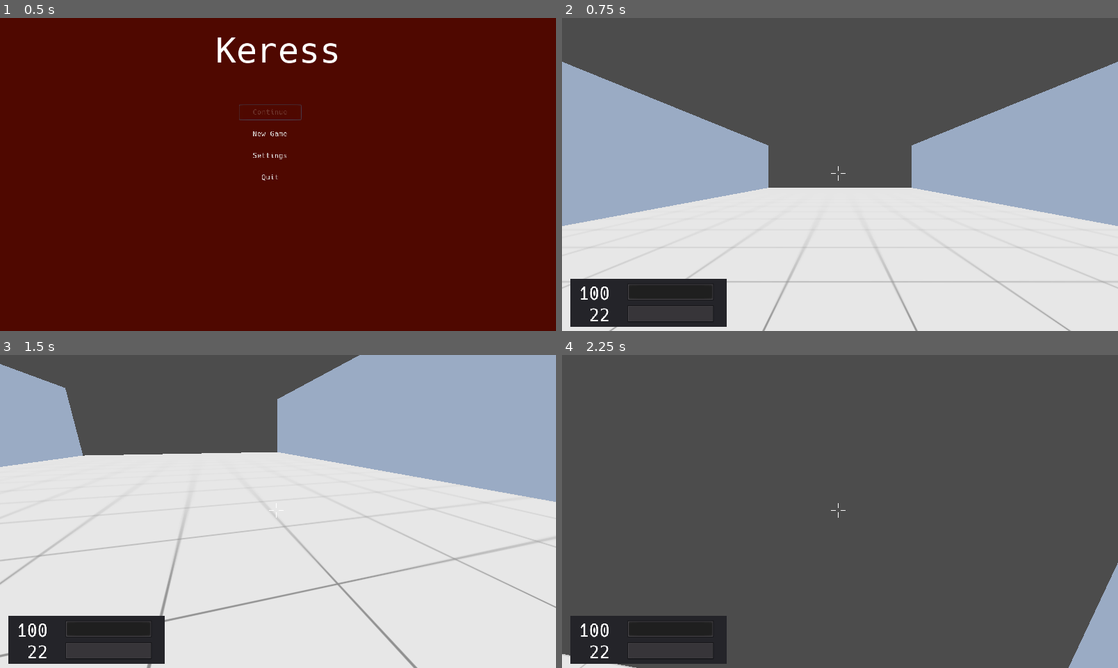
Above: before the commit, frames 1-4 (two rows, left to right).
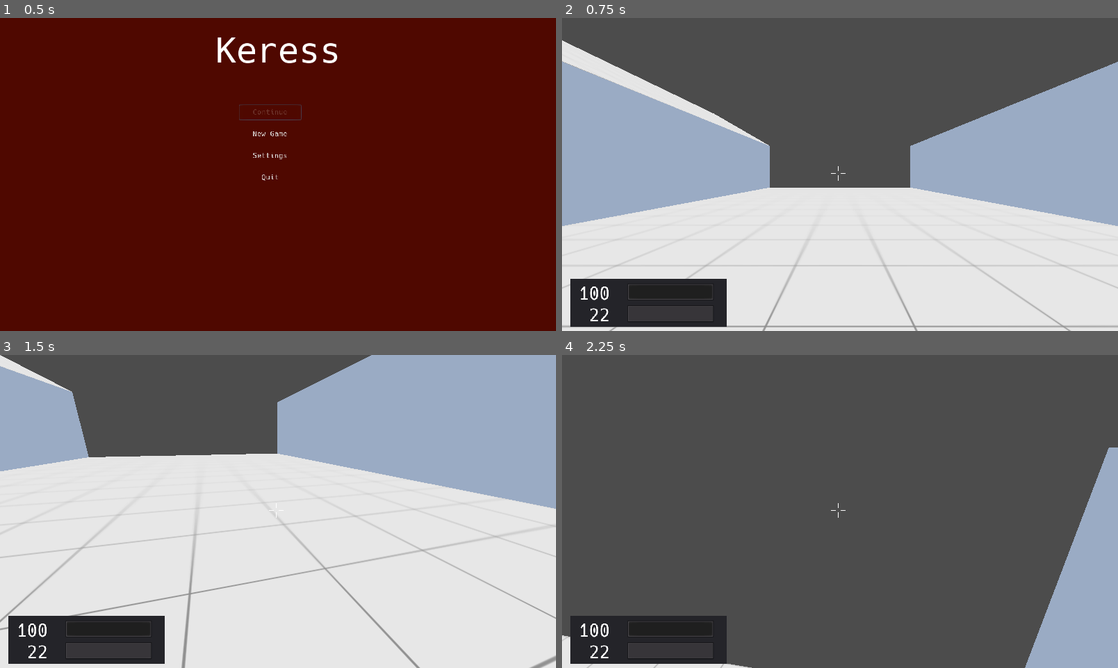
Above: after the commit, the same moments.

Repository: duckinator/keress
Game: Godot game, scene res://menus/MainMenu.tscn
The game is run twice, just before and just after one commit, with the same random seed, the same clock (stepped at 60 frames per second) and the same inputs.
Inputs (mouse positions are in pixels of both pictures, inside the frame that each line leads up to):
- Up to frame 1 (0.5 s): no input
- Up to frame 2 (0.75 s): click "New Game" at 0.5 s
- Up to frame 3 (1.5 s): tap Enter at 1.25 s; move the mouse to (305, 511) at 1.27 s; press the mouse at (305, 511) at 1.28 s; hold W (movement_forward) from 1.28 s (still down)
- Up to frame 4 (2.25 s): keep holding W (movement_forward); tap Space (movement_jump) at 1.52 s; move the mouse to (812, 511) at 2.02 s; release the mouse at (812, 511) at 2.03 s; tap 1 at 2.1 s

Frame 1 is identical in both runs. In frame 2, 2.7% of the frame differs, in the area x 0-100%, y 7-99%; in frame 3, 4.4%; in frame 4, 5.4%, in the area x 0-100%, y 29-100%.

Commit message:
more work on first level; make player camera less broken

Diff:
--- a/src/levels/Level_001.tscn
+++ b/src/levels/Level_001.tscn
@@ -1,9 +1,10 @@
-[gd_scene load_steps=13 format=2]
+[gd_scene load_steps=22 format=2]
 
 [ext_resource path="res://levels/Level_001.gd" type="Script" id=1]
 [ext_resource path="res://player/Player.tscn" type="PackedScene" id=2]
 [ext_resource path="res://textures/generic-panel-01.png" type="Texture" id=3]
 [ext_resource path="res://textures/generic-panel-02.png" type="Texture" id=4]
+[ext_resource path="res://textures/generic-panel-03.png" type="Texture" id=5]
 
 [sub_resource type="ProceduralSky" id=1]
 
@@ -37,6 +38,37 @@
 
 [sub_resource type="ConvexPolygonShape" id=8]
 points = PoolVector3Array( -1.5, 6.5, 50, 1.5, 6.5, -50, 1.5, 6.5, 50, -1.5, 6.5, -50, -1.5, -6.5, 50, 1.5, -6.5, -50,  …(280 unchanged characters)…
+
+[sub_resource type="CubeMesh" id=9]
+size = Vector3( 44, 30, 3 )
+
+[sub_resource type="SpatialMaterial" id=10]
+albedo_texture = ExtResource( 5 )
+uv1_scale = Vector3( 0.25, 0.25, 0.25 )
+uv1_offset = Vector3( 0.5, 0.25, 0.5 )
+uv1_triplanar = true
+
+[sub_resource type="ConvexPolygonShape" id=11]
+points = PoolVector3Array( -22, 15, 1.5, 22, 15, -1.5, 22, 15, 1.5, -22, 15, -1.5, -22, -15, 1.5, 22, -15, -1.5, 22, -15, 1.5, -22, -15, -1.5, 22, 15, 1.5, -22, 15, -1.5, 22, 15, -1.5, -22, 15, 1.5, 22, -15, 1.5, -22, -15, -1.5, 22, -15, -1.5, -22, -15, 1.5, 22, 15, 1.5, -22, -15, 1.5, -22, 15, 1.5, 22, -15, 1.5, 22, 15, -1.5, -22, -15, -1.5, -22, 15, -1.5, 22, -15, -1.5 )
+
+[sub_resource type="CubeMesh" id=12]
+size = Vector3( 60, 3, 5 )
+
+[sub_resource type="ConvexPolygonShape" id=13]
+points = PoolVector3Array( -30, 1.5, 2.5, 30, 1.5, -2.5, 30, 1.5, 2.5, -30, 1.5, -2.5, -30, -1.5, 2.5, 30, -1.5, -2.5, 30, -1.5, 2.5, -30, -1.5, -2.5, 30, 1.5, 2.5, -30, 1.5, -2.5, 30, 1.5, -2.5, -30, 1.5, 2.5, 30, -1.5, 2.5, -30, -1.5, -2.5, 30, -1.5, -2.5, -30, -1.5, 2.5, 30, 1.5, 2.5, -30, -1.5, 2.5, -30, 1.5, 2.5, 30, -1.5, 2.5, 30, 1.5, -2.5, -30, -1.5, -2.5, -30, 1.5, -2.5, 30, -1.5, -2.5 )
+
+[sub_resource type="SpatialMaterial" id=15]
+albedo_texture = ExtResource( 3 )
+uv1_scale = Vector3( 0.25, 0, 0.25 )
+uv1_offset = Vector3( 0.5, 0, -0.2 )
+uv1_triplanar = true
+
+[sub_resource type="CubeMesh" id=14]
+material = SubResource( 15 )
+size = Vector3( 20, 1, 105 )
+
+[sub_resource type="ConvexPolygonShape" id=16]
+points = PoolVector3Array( -10, 0.5, 52.5, 10, 0.5, -52.5, 10, 0.5, 52.5, -10, 0.5, -52.5, -10, -0.5, 52.5, 10, -0.5, -52.5, 10, -0.5, 52.5, -10, -0.5, -52.5, 10, 0.5, 52.5, -10, 0.5, -52.5, 10, 0.5, -52.5, -10, 0.5, 52.5, 10, -0.5, 52.5, -10, -0.5, -52.5, 10, -0.5, -52.5, -10, -0.5, 52.5, 10, 0.5, 52.5, -10, -0.5, 52.5, -10, 0.5, 52.5, 10, -0.5, 52.5, 10, 0.5, -52.5, -10, -0.5, -52.5, -10, 0.5, -52.5, 10, -0.5, -52.5 )
 
 [node name="Level_001" type="Spatial"]
 script = ExtResource( 1 )
@@ -74,6 +106,7 @@
 shape = SubResource( 8 )
 
 [node name="Arena_Wall_Right" type="MeshInstance" parent="."]
+editor/display_folded = true
 transform = Transform( 1, 0, 0, 0, 1, 0, 0, 0, 1, 23.5, 7.5, -20 )
 mesh = SubResource( 6 )
 material/0 = null
@@ -82,3 +115,36 @@
 
 [node name="CollisionShape" type="CollisionShape" parent="Arena_Wall_Right/StaticBody"]
 shape = SubResource( 8 )
+
+[node name="Arena_Wall_Entry" type="MeshInstance" parent="."]
+editor/display_folded = true
+transform = Transform( 1, 0, 0, 0, 1, 0, 0, 0, 1, 0, 16, 28.5 )
+mesh = SubResource( 9 )
+material/0 = SubResource( 10 )
+
+[node name="StaticBody" type="StaticBody" parent="Arena_Wall_Entry"]
+
+[node name="CollisionShape" type="CollisionShape" parent="Arena_Wall_Entry/StaticBody"]
+shape = SubResource( 11 )
+
+[node name="Path_Floor" type="MeshInstance" parent="."]
+editor/display_folded = true
+transform = Transform( 1, 0, 0, 0, 1, 0, 0, 0, 1, 0, 12.5, 32.5 )
+mesh = SubResource( 12 )
+material/0 = null
+
+[node name="StaticBody" type="StaticBody" parent="Path_Floor"]
+
+[node name="CollisionShape" type="CollisionShape" parent="Path_Floor/StaticBody"]
+shape = SubResource( 13 )
+
+[node name="Left_Slope" type="MeshInstance" parent="."]
+editor/display_folded = true
+transform = Transform( 0.866025, 0.5, 0, -0.5, 0.866025, 0, 0, 0, 1, -30.9, 18.6, -17.5 )
+mesh = SubResource( 14 )
+material/0 = null
+
+[node name="StaticBody" type="StaticBody" parent="Left_Slope"]
+
+[node name="CollisionShape" type="CollisionShape" parent="Left_Slope/StaticBody"]
+shape = SubResource( 16 )
--- a/src/player/Player.tscn
+++ b/src/player/Player.tscn
@@ -31,7 +31,7 @@
 [node name="RotationHelper" type="Spatial" parent="."]
 
 [node name="Camera" type="Camera" parent="RotationHelper"]
-transform = Transform( 1, 0, 0, 0, 1, 0, 0, 0, 1, 0, 4, -1.5 )
+transform = Transform( 1, 0, 0, 0, 1, 0, 0, 0, 1, 0, 4, 0 )
 
 [node name="HUD" parent="." instance=ExtResource( 2 )]
 
